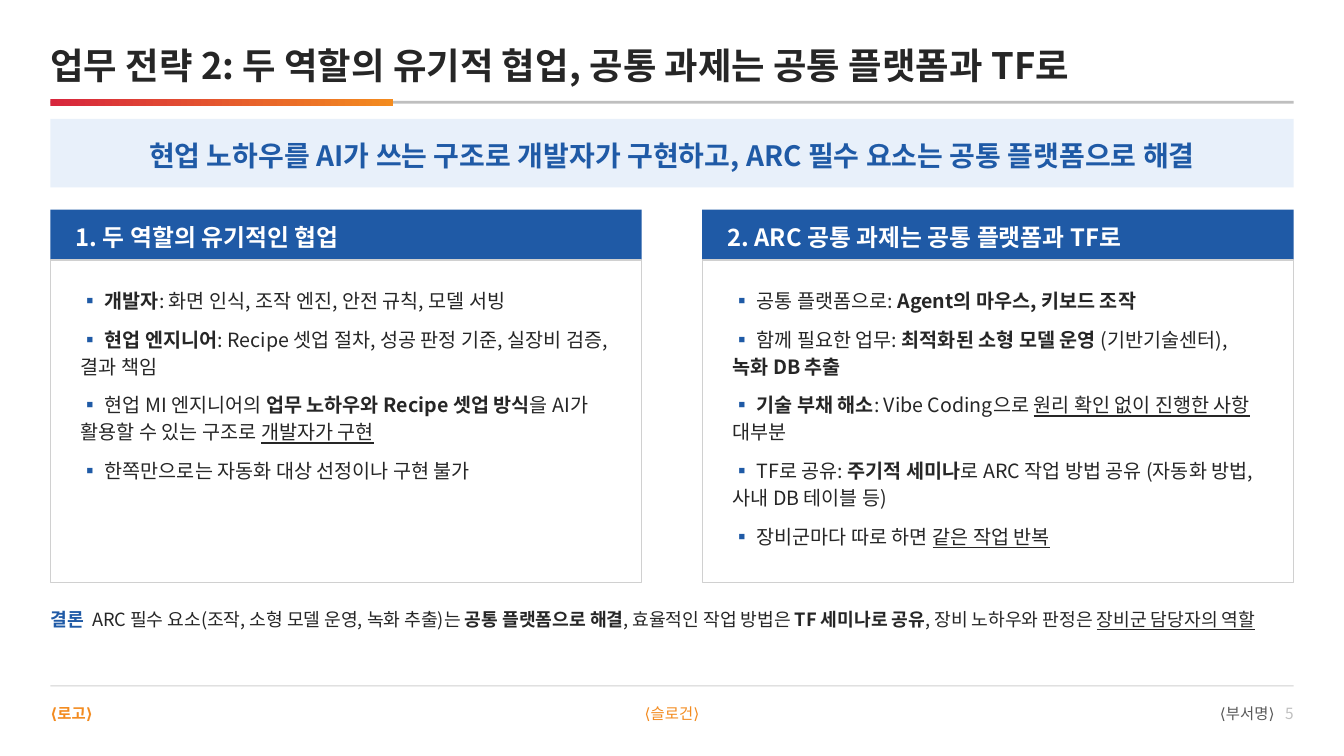
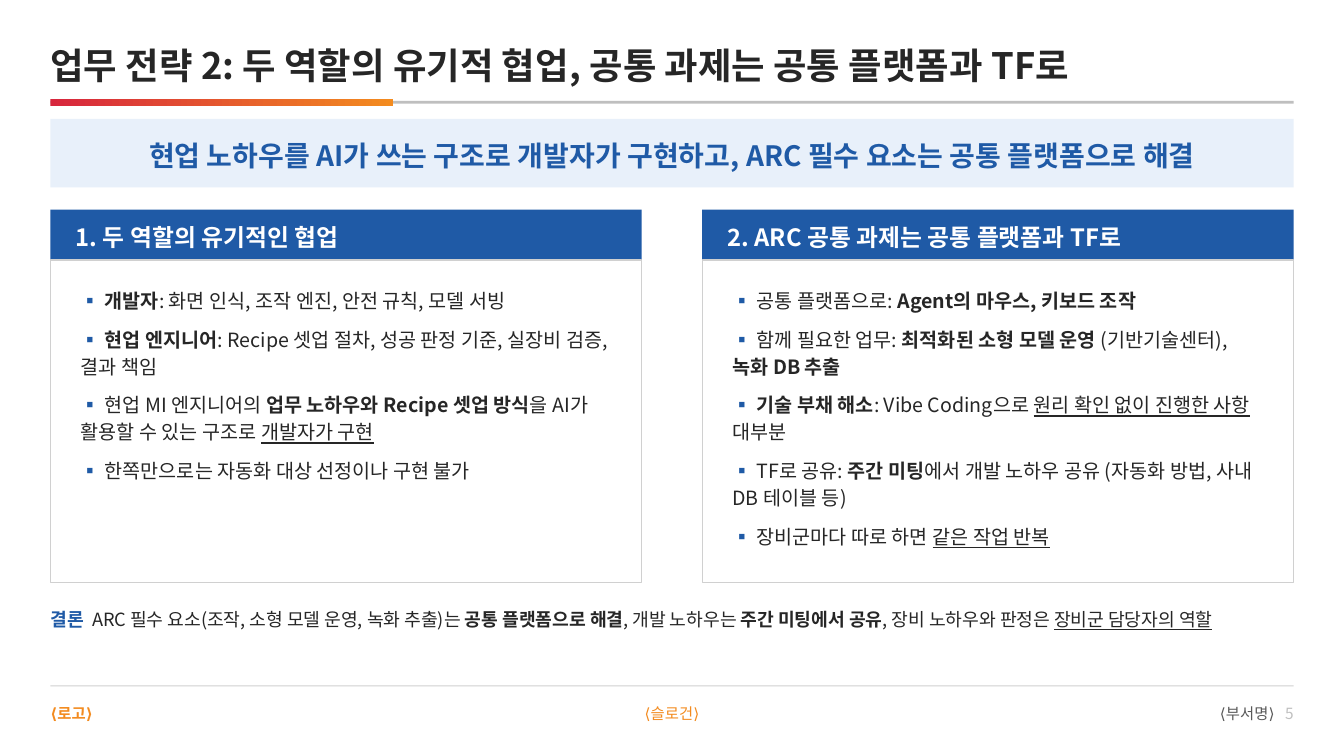
Before and after one commit to DarrenKoi/pm_notes, a slide deck: slide 5 of my-task/arc-tf/deliverables/arc-tf-proposal.pptx. Drawn at 1344x756 pixels with LibreOffice and Linux fonts; fonts in the diff are those of the drawing. Boxes give left, top, right and bottom in pixels: in the first picture for what was removed or moved away, otherwise in the second. Text is boxed around its words. In the diff, an @@ line names an element or a change of style, - is before the commit and + after.

```diff
--- a/my-task/arc-tf/deliverables/arc-tf-proposal.pptx
+++ b/my-task/arc-tf/deliverables/arc-tf-proposal.pptx
@@ text at [732,461,1252,509]: text changed @@
-▪ TF로 공유: 주기적 세미나로 ARC 작업 방법 공유 (자동화 방법, 사내 DB 테이블 등)
+▪ TF로 공유: 주간 미팅에서 개발 노하우 공유 (자동화 방법, 사내 DB 테이블 등)
@@ text at [50,610,1212,630]: text changed @@
-결론 ARC 필수 요소(조작, 소형 모델 운영, 녹화 추출)는 공통 플랫폼으로 해결, 효율적인 작업 방법은 TF 세미나로 공유, 장비 노하우와 판정은 장비군 담당자의 역할
+결론 ARC 필수 요소(조작, 소형 모델 운영, 녹화 추출)는 공통 플랫폼으로 해결, 개발 노하우는 주간 미팅에서 공유, 장비 노하우와 판정은 장비군 담당자의 역할
```
Also in this commit, not shown: 4 other slides changed, 18 other files.
